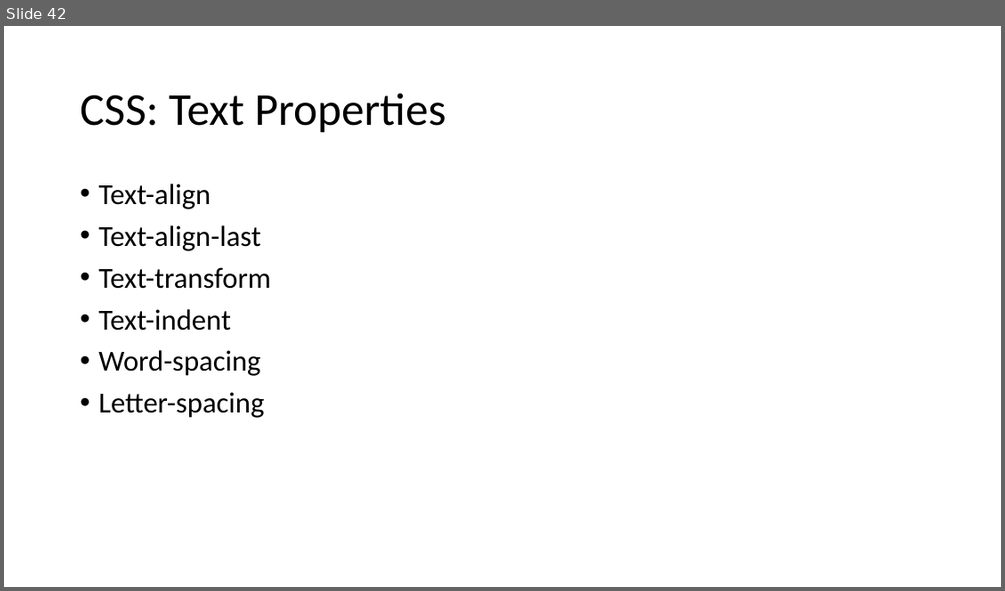
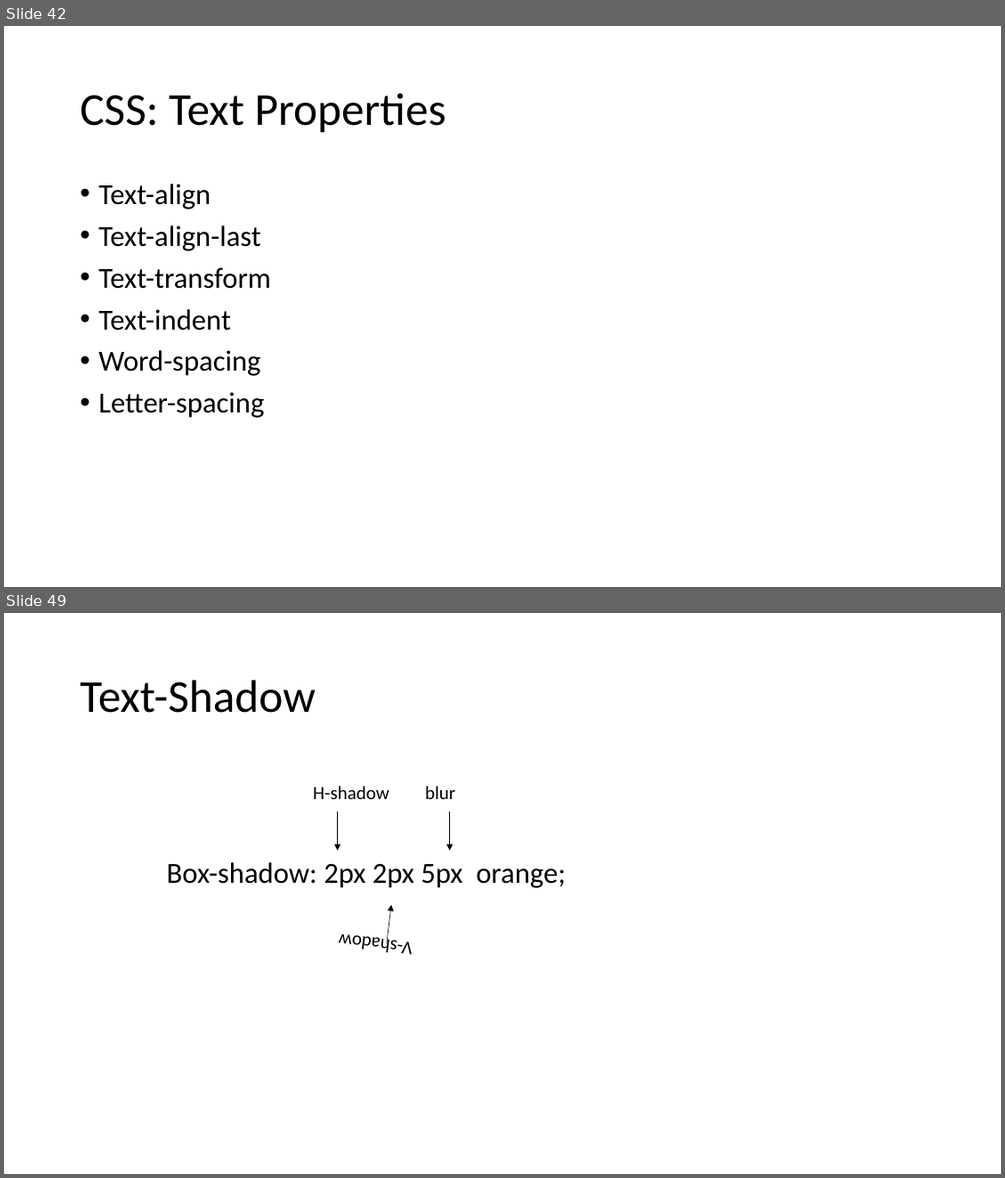
Before and after one commit to PiyushChaturvedii/Batch04, a slide deck: CSS.pptx. Shown one above the other, each under a label of ours: slide 42 before the commit, slides 42 and 49 after it; the slides between them are not shown. The pictures are 1005x591 and 1005x1178 pixels, drawn with LibreOffice and Linux fonts; fonts in the diff are those of the drawing. Boxes give left, top, right and bottom in pixels: in the first picture for what was removed or moved away, otherwise in the second. Text is boxed around its words. In the diff, an @@ line names an element or a change of style, - is before the commit and + after.

```diff
--- a/CSS.pptx
+++ b/CSS.pptx
@@ slide 49 added at (4,613,1001,1174), background #FFFFFF @@
@@ title added at (80,680,316,713), 44 pt, text #000000 @@
+Text-Shadow
@@ group added at (167,786,566,955): 4 texts, 3 arrows @@
+Box-shadow: 2px 2px 5px orange;
+H-shadow
+V-shadow
+blur
```
Also in this commit, not shown: 9 other slides added, 4 other files.
